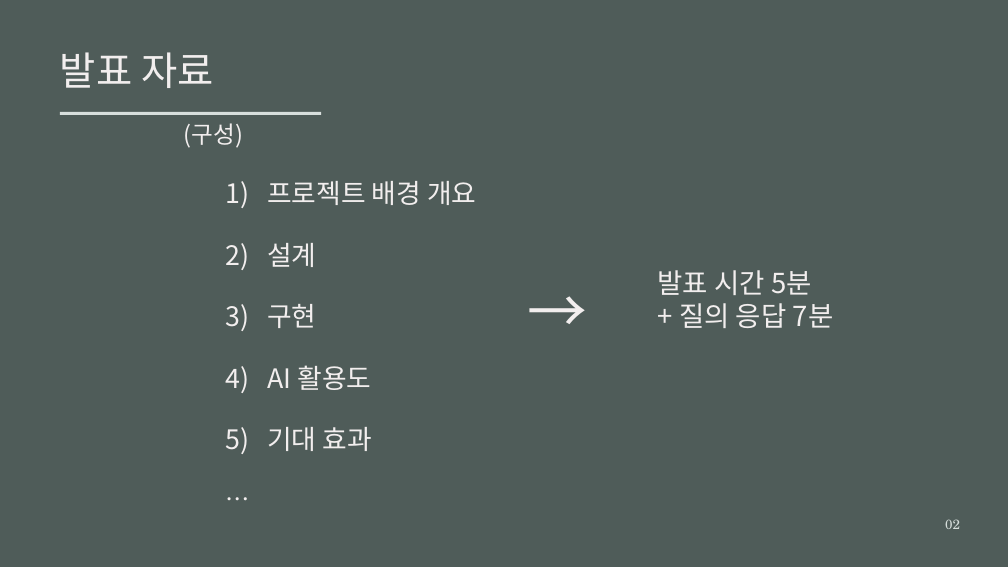
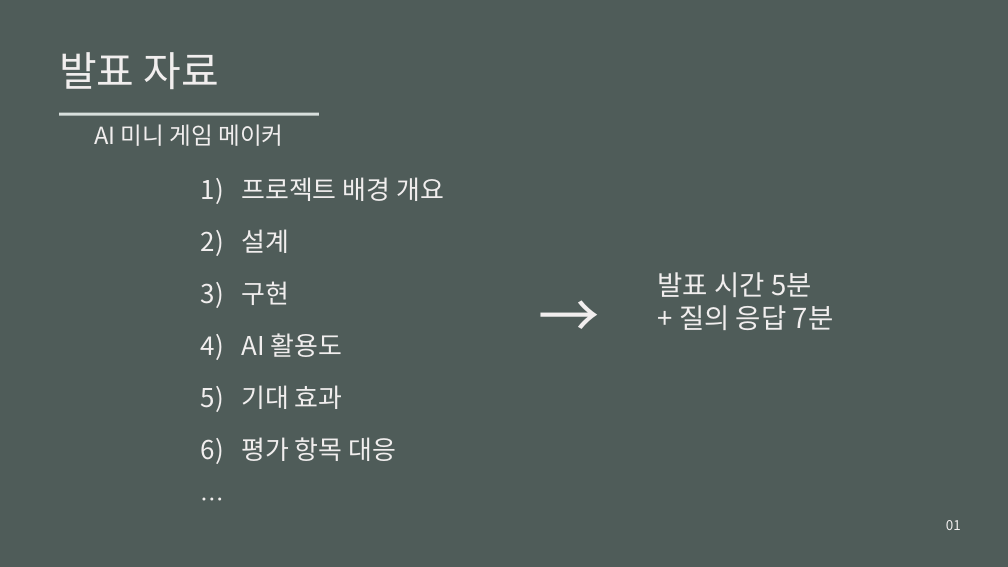
Before and after one commit to pleto333/ai-mini-game-maker, a slide deck: slide 1 of presentations/ai-mini-game-maker-presentation.pptx (slide 2 before the commit). Drawn at 1008x567 pixels with LibreOffice and Linux fonts; fonts in the diff are those of the drawing. Boxes give left, top, right and bottom in pixels: in the first picture for what was removed or moved away, otherwise in the second. Text is boxed around its words. In the diff, an @@ line names an element or a change of style, - is before the commit and + after.

Commit message:
Revise presentation to match rubric format

```diff
--- a/presentations/ai-mini-game-maker-presentation.pptx
+++ b/presentations/ai-mini-game-maker-presentation.pptx
@@ text "발표 자료" at <box>59,52,219,89</box>: size 37.5 to 39 pt, text colour #F2EEEE to #F1EEEE @@
@@ text at <box>94,124,283,146</box>: text changed; text colour #F2EEEE to #F1EEEE @@
-(구성)
+AI 미니 게임 메이커
@@ text "1) 프로젝트 배경 개요": place and size @@
-text "1) 프로젝트 배경 개요" at <box>225,181,476,208</box>
+text "1) 프로젝트 배경 개요" at <box>201,177,444,204</box>
@@ text "2) 설계": place and size @@
-text "2) 설계" at <box>225,243,316,270</box>
+text "2) 설계" at <box>201,229,289,256</box>
@@ text "발표 시간 5분" at <box>658,272,834,330</box>: text colour #F2EEEE to #F1EEEE @@
@@ text "3) 구현": place and size @@
-text "3) 구현" at <box>225,304,316,331</box>
+text "3) 구현" at <box>201,281,289,308</box>
@@ text "→": place and size @@
-text "→" at <box>492,274,622,340</box>
+text "→" at <box>503,278,637,342</box>
@@ text "→" at <box>503,278,637,342</box>: size 57 to 58.5 pt, text colour #F2EEEE to #F1EEEE @@
@@ text "4) AI 활용도": place and size @@
-text "4) AI 활용도" at <box>225,365,371,393</box>
+text "4) AI 활용도" at <box>201,333,343,360</box>
@@ size 25.5 to 24.8 pt, text colour #F2EEEE to #F1EEEE in 5 elements at <box>201,177,444,204</box>, <box>201,229,289,256</box>, <box>201,281,289,308</box>, <box>201,333,343,360</box>, <box>201,385,343,412</box> @@
@@ text "5) 기대 효과": place and size @@
-text "5) 기대 효과" at <box>225,427,372,454</box>
+text "5) 기대 효과" at <box>201,385,343,412</box>
@@ text added at <box>201,437,396,464</box>, 24.8 pt, text #F1EEEE @@
+6) 평가 항목 대응
@@ text "…": place and size @@
-text "…" at <box>225,485,824,527</box>
+text "…" at <box>201,485,642,523</box>
@@ text "…" at <box>201,485,642,523</box>: size 23.2 to 22.5 pt, text colour #F2EEEE to #F1EEEE @@
@@ text at <box>946,520,961,530</box>: text changed; font TeX Gyre Schola to Noto Sans CJK KR; text colour #D5DDDA to #F1EEEE @@
-02
+01
```
Also in this commit, not shown: 3 other slides changed, 4 slides added, 5 slides removed, 1 other file.
